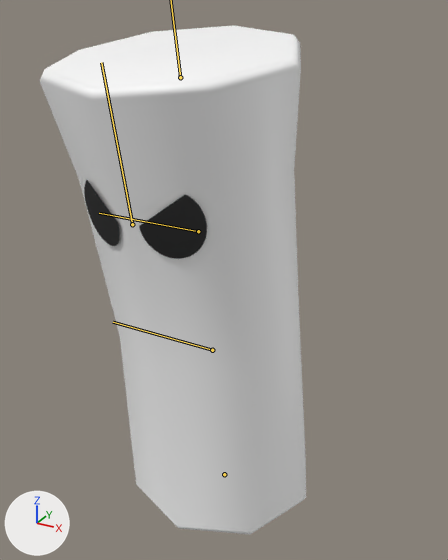
What one commit did to the FBX model Videojuego Octubre 2018/Assets/06 - Pruebas/Pruebas Gorka/Malva_basic.fbx.
The view is the same before and after, from a camera (50 mm lens) standing at (0.0393, -0.0562, 0.0765) and looking at (-0.0002, 0.0156, 0.0405). Every picture has the same lights, and +X, +Y and +Z are marked at lower left. Both versions are drawn at frame 323 of the action 'Take 001'; the numbers are the values there. The bones that bend it are drawn over the model as lines.

The first picture shows 'Rigging_MalvaBasic_Ojos', 'Rigging_MalvaBasic_geo_malvaBasic'.
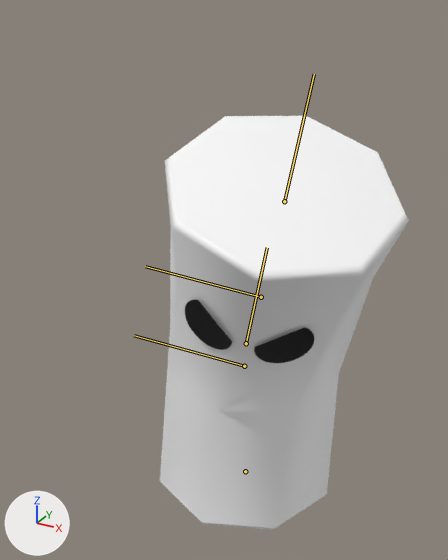
Boxes [x1, y1, x2, y2] around the edits, measured in the pictures (448 x 560 px):
'Rigging_MalvaBasic_geo_malvaBasic', posed (6% narrower, 18% shorter): before [40, 26, 306, 534]; after [160, 116, 409, 530]
'Rigging_MalvaBasic_Ojos', posed (20% shorter): before [84, 180, 207, 259]; after [185, 300, 314, 363]
bone 'Rigging_MalvaBasic_j_todo', root to tip: before (224, 474) to (224, 474); after (245, 471) to (245, 471)
bone 'Rigging_MalvaBasic_ctl_cabeza', root to tip: before (212, 350) to (113, 322); after (244, 366) to (134, 335)

Edits to the bpy script that builds the scene:
```text
Change bone_rig_object:
    where bone_rig_object = bpy.data.objects['Rigging_MalvaBasic_ctl_todo']  # the whole rig 'Rigging_MalvaBasic_ctl_todo'
    bone_rig_object.location: (0.0, 0.5256, -1.5507) -> (0.0, 0.0, -2.3344)
Change bone_rigging_malvabasic_j_todo:
    where bone_rigging_malvabasic_j_todo = bpy.data.objects['Rigging_MalvaBasic_ctl_todo'].pose.bones['Rigging_MalvaBasic_j_todo']
    bone_rigging_malvabasic_j_todo.scale: (1.03, 0.96, 0.96) -> (0.99, 1.01, 1.01)
Change bone_rigging_malvabasic_ctl_cabeza:
    where bone_rigging_malvabasic_ctl_cabeza = bpy.data.objects['Rigging_MalvaBasic_ctl_todo'].pose.bones['Rigging_MalvaBasic_ctl_cabeza']  # child of 'Rigging_MalvaBasic_j_todo'
    bone_rigging_malvabasic_ctl_cabeza.location: (2.26, 0.22, 0.0) -> (1.94, 0.25, -0.39)
    bone_rigging_malvabasic_ctl_cabeza.rotation_quaternion: (0.996, 0.0, -0.093, 0.0) -> (0.962, 0.13, -0.2, -0.131)  # degrees (0, -11, 0) -> degrees (19, -21, -19)
```
